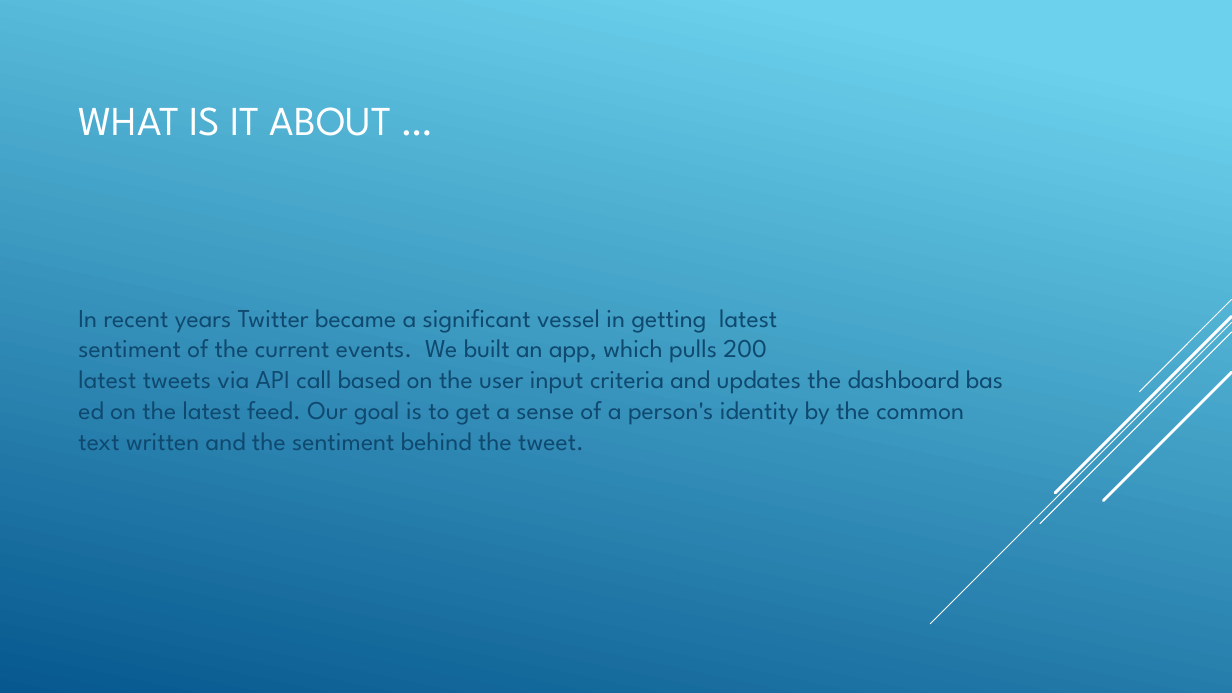
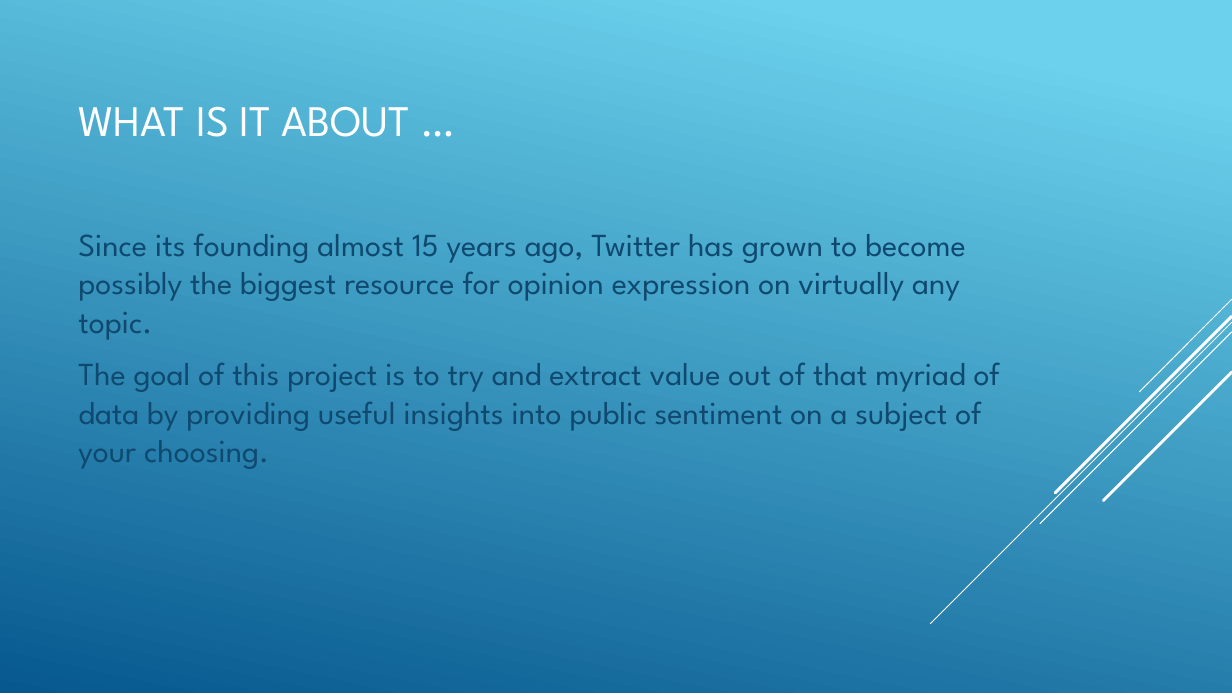
Before and after one commit to rayfen12/fakenews, a slide deck: slide 2 of Presentation.pptx. Drawn at 1232x693 pixels with LibreOffice and Linux fonts; fonts in the diff are those of the drawing. Boxes give left, top, right and bottom in pixels: in the first picture for what was removed or moved away, otherwise in the second. Text is boxed around its words. In the diff, an @@ line names an element or a change of style, - is before the commit and + after.

```diff
--- a/Presentation.pptx
+++ b/Presentation.pptx
@@ title "WHAT IS IT ABOUT …" at (78,106,411,137): size 32 to 34 pt @@
@@ text at (78,234,1000,469): text changed; size 20 to 25 pt @@
-In recent years Twitter became a significant vessel in getting latest sentiment of the current events. We built an app, which pulls 200 latest tweets via API call based on the user input criteria and updates the dashboard based on the latest feed. Our goal is to get a sense of a person's identity by the common text written and the sentiment behind the tweet.
+Since its founding almost 15 years ago, Twitter has grown to become possibly the biggest resource for opinion expression on virtually any topic.
+The goal of this project is to try and extract value out of that myriad of data by providing useful insights into public sentiment on a subject of your choosing.
```
Also in this commit, not shown: 3 other slides changed.
